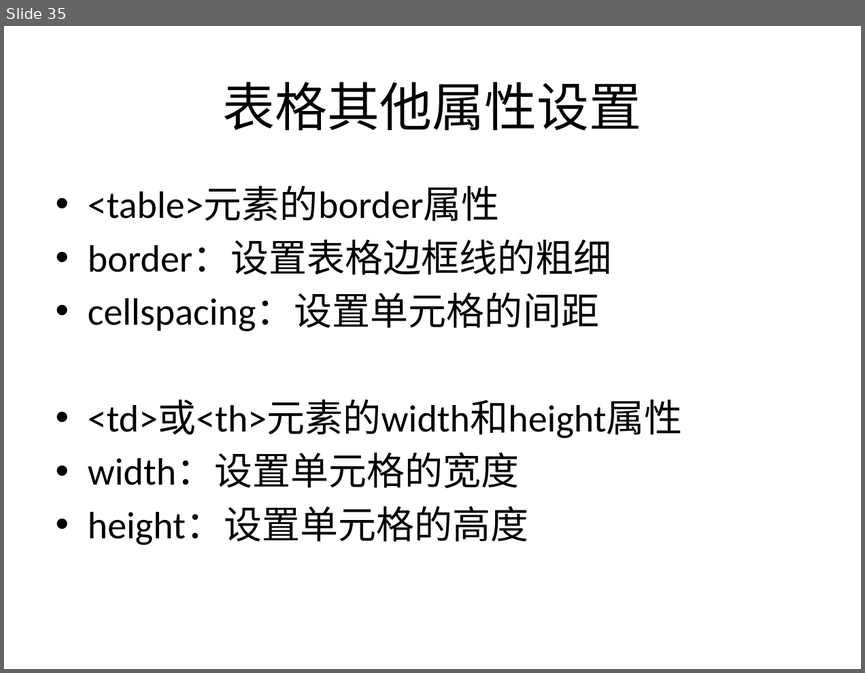
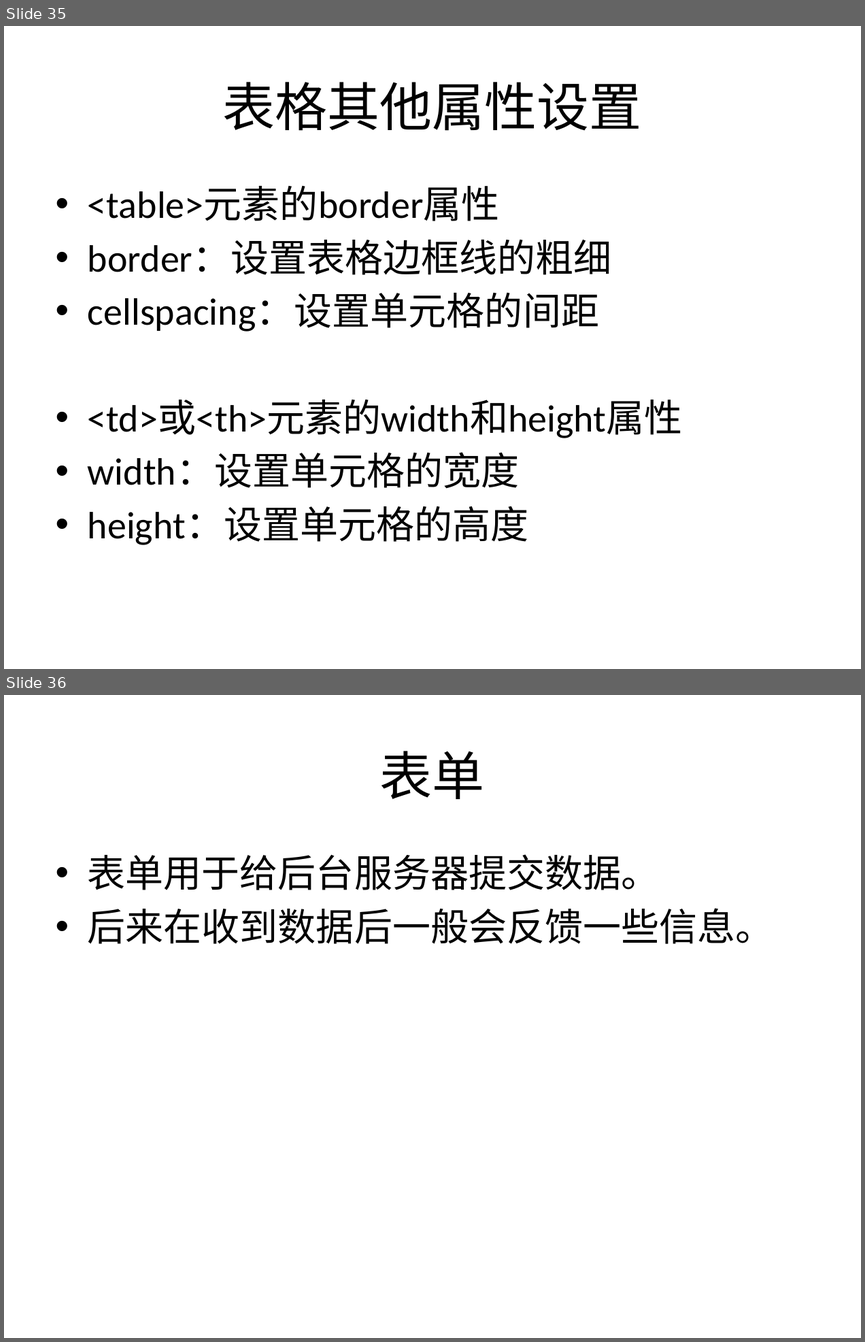
Before and after one commit to sans123wx/class, a slide deck: 网页设计与制作/html元素.pptx. Shown one above the other, each under a label of ours: slide 35 before the commit, slides 35 and 36 after it. The pictures are 865x673 and 865x1342 pixels, drawn with LibreOffice and Linux fonts; fonts in the diff are those of the drawing. Boxes give left, top, right and bottom in pixels: in the first picture for what was removed or moved away, otherwise in the second. Text is boxed around its words. In the diff, an @@ line names an element or a change of style, - is before the commit and + after.

```diff
--- a/网页设计与制作/html元素.pptx
+++ b/网页设计与制作/html元素.pptx
@@ slide 36 added at [4, 695, 861, 1338], background #FFFFFF @@
@@ title added at [380, 751, 485, 799], 44 pt, text #000000 @@
+表单
@@ text added at [88, 854, 773, 944], 32 pt, text #000000 @@
+• 表单用于给后台服务器提交数据。
+• 后来在收到数据后一般会反馈一些信息。
```
Also in this commit, not shown: 6 other slides added, 1 other file.
